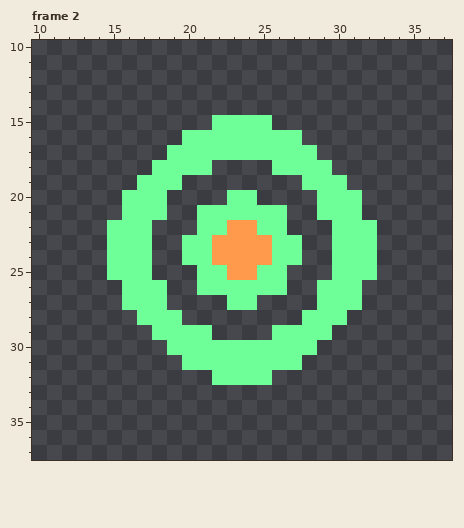
Two states of a pixel-art file, GraphicAssets/Effect/EF_Attack_Shoot.aseprite. This is how it looked before the edit.
48x48 pixels, 8 frames. Shown: frame 2: x 10..37, y 10..37.
After:
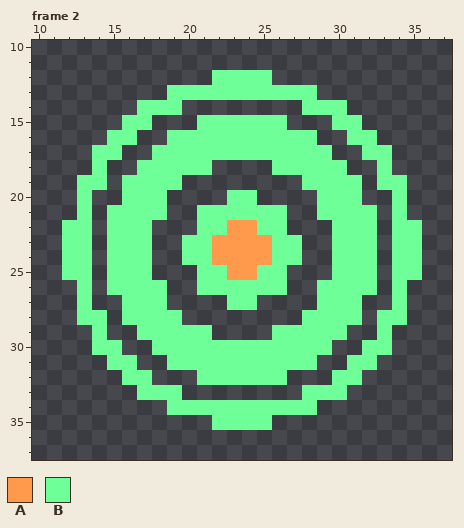
Palette (. is transparent): A #ff994b  B #6eff99
Changes in this commit:
Frame 2, layer "Layer 1":
y 12: x 22..25 .... -> BBBB
y 13: x 19..28 .......... -> BBBBBBBBBB
y 14: x 17..19 ... -> BBB; x 28..30 ... -> BBB
y 15: x 16..17 .. -> BB; x 21 . -> B; x 26 . -> B; x 30..31 .. -> BB
y 16: x 15..16 .. -> BB; x 19 . -> B; x 28 . -> B; x 31..32 .. -> BB
y 17: x 14..15 .. -> BB; x 18 . -> B; x 29 . -> B; x 32..33 .. -> BB
y 18: x 14 . -> B; x 17 . -> B; x 30 . -> B; x 33 . -> B
y 19: x 13..14 .. -> BB; x 16 . -> B; x 31 . -> B; x 33..34 .. -> BB
y 20: x 13 . -> B; x 34 . -> B
y 21: x 13 . -> B; x 15 . -> B; x 32 . -> B; x 34 . -> B
y 22..25: x 12..13 .. -> BB; x 34..35 .. -> BB
y 26: x 13 . -> B; x 15 . -> B; x 32 . -> B; x 34 . -> B
y 27: x 13 . -> B; x 34 . -> B
y 28: x 13..14 .. -> BB; x 16 . -> B; x 31 . -> B; x 33..34 .. -> BB
y 29: x 14 . -> B; x 17 . -> B; x 30 . -> B; x 33 . -> B
y 30: x 14..15 .. -> BB; x 18 . -> B; x 29 . -> B; x 32..33 .. -> BB
y 31: x 15..16 .. -> BB; x 19 . -> B; x 28 . -> B; x 31..32 .. -> BB
y 32: x 16..17 .. -> BB; x 21 . -> B; x 26 . -> B; x 30..31 .. -> BB
y 33: x 17..19 ... -> BBB; x 28..30 ... -> BBB
y 34: x 19..28 .......... -> BBBBBBBBBB
y 35: x 22..25 .... -> BBBB
Boxes around the changes in both pictures, in picture pixels (x1, y1, x2, y2):
added: (62, 70, 422, 430)
